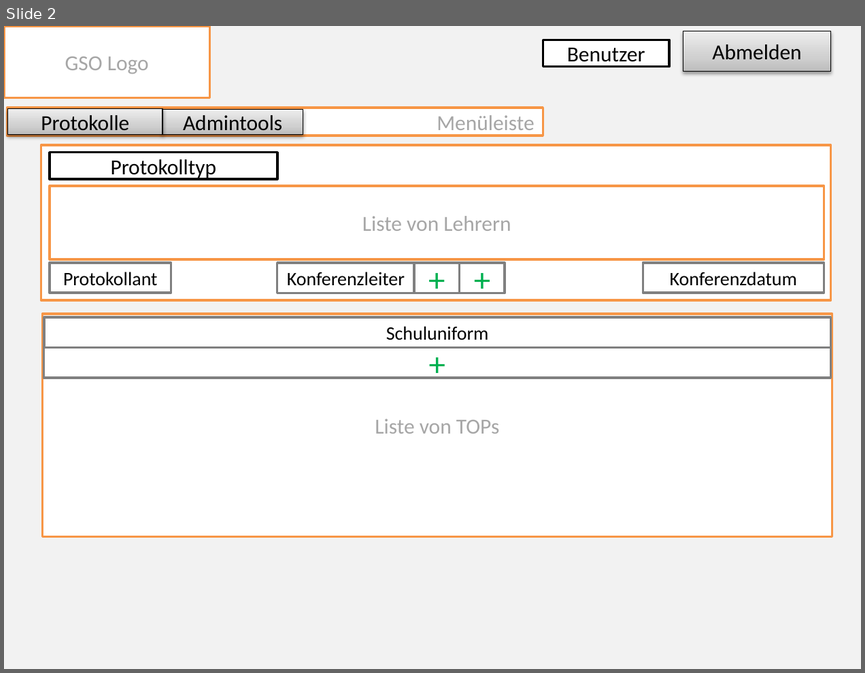
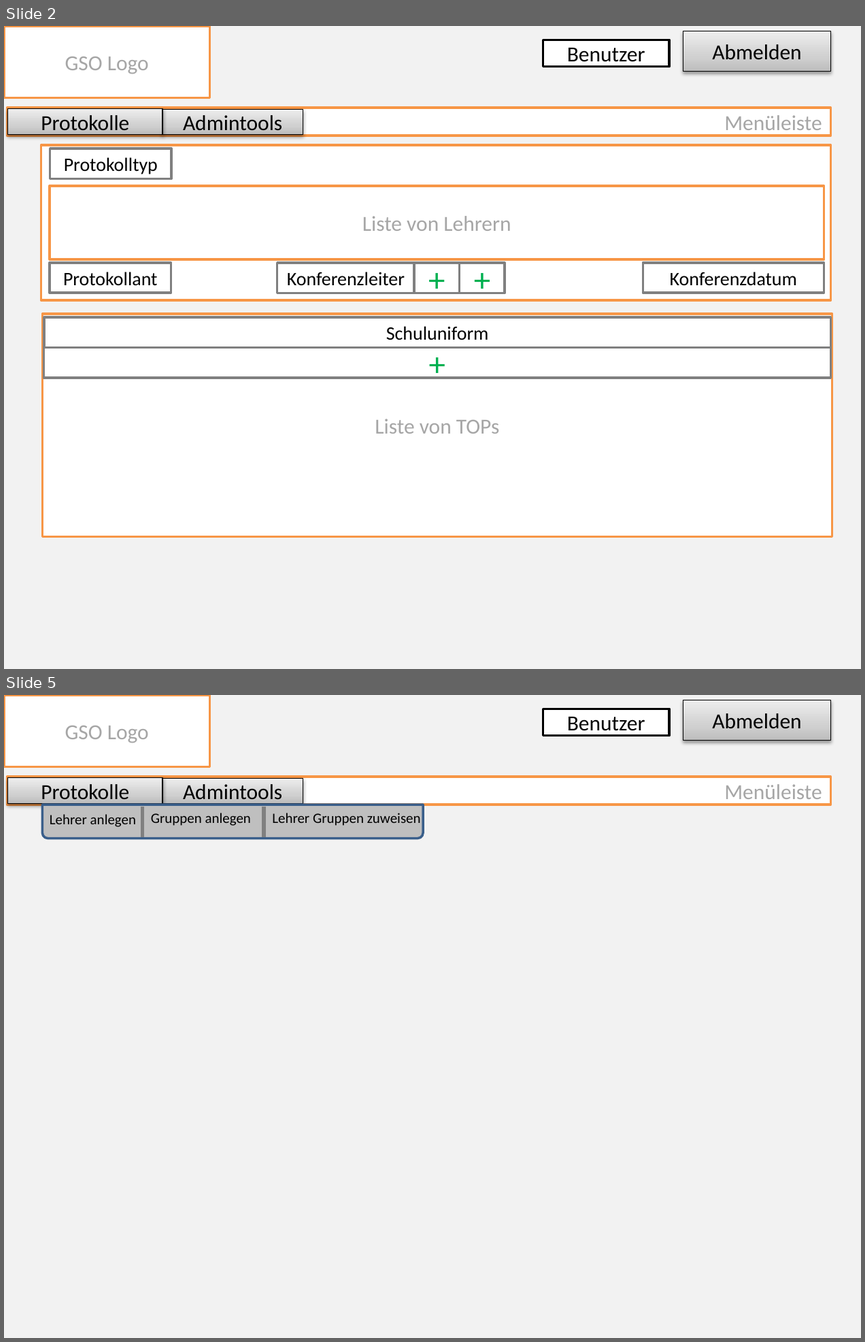
Before and after one commit to Dusty0071/OberstufenProjekt, a slide deck: Dokumentation + Diagramme etc/PaperPrototyp.pptx. Shown one above the other, each under a label of ours: slide 2 before the commit, slides 2 and 5 after it; the slides between them are not shown. The pictures are 865x673 and 865x1342 pixels, drawn with LibreOffice and Linux fonts; fonts in the diff are those of the drawing. Boxes give left, top, right and bottom in pixels: in the first picture for what was removed or moved away, otherwise in the second. Text is boxed around its words. In the diff, an @@ line names an element or a change of style, - is before the commit and + after.

```diff
--- a/Dokumentation + Diagramme etc/PaperPrototyp.pptx
+++ b/Dokumentation + Diagramme etc/PaperPrototyp.pptx
@@ slide 5 added at <box>4,695,861,1338</box>, background #F2F2F2 @@
@@ rectangle added at <box>4,695,209,767</box>, fill #FFFFFF, outline #F79646 2 pt, 18 pt, text #A6A6A6 @@
+GSO Logo
@@ rectangle added at <box>543,709,670,735</box>, fill #FFFFFF, outline #000000 2 pt, 18 pt, text #000000 @@
+Benutzer
@@ rectangle added at <box>683,700,831,741</box>, fill gradient #BDBDBD to #D1D1D1 to #EEEEEE, outline #000000 0.75 pt, 18 pt, text #000000 @@
+Abmelden
@@ rectangle added at <box>7,777,831,804</box>, fill #FFFFFF, outline #F79646 2 pt, 18 pt, text #A6A6A6 @@
+Menüleiste
@@ rectangle added at <box>8,778,162,804</box>, fill gradient #BDBDBD to #D1D1D1 to #EEEEEE, outline #000000 0.75 pt, 18 pt, text #000000 @@
+Protokolle
@@ rectangle added at <box>162,778,303,803</box>, fill gradient #BDBDBD to #D1D1D1 to #EEEEEE, outline #000000 0.75 pt, 18 pt, text #000000 @@
+Admintools
@@ round same rect added at <box>43,804,423,838</box>, fill #BFBFBF, outline #3A5F8C 2 pt @@
@@ text added at <box>50,814,136,827</box>, 12 pt, text #000000 @@
+Lehrer anlegen
@@ line added from (142, 837) to (142, 807), #808080 3 pt @@
@@ text added at <box>151,813,251,826</box>, 12 pt, text #000000 @@
+Gruppen anlegen
@@ line added from (264, 837) to (264, 807), #808080 3 pt @@
@@ text added at <box>272,813,421,826</box>, 12 pt, text #000000 @@
+Lehrer Gruppen zuweisen
@@ slide 2 changed as well @@
@@ rectangle "Menüleiste": place and size @@
-rectangle "Menüleiste" at <box>7,108,543,135</box>
+rectangle "Menüleiste" at <box>7,108,831,135</box>
@@ rectangle "Protokolltyp": place and size @@
-rectangle "Protokolltyp" at <box>50,152,277,178</box>
+rectangle "Protokolltyp" at <box>50,148,172,178</box>
@@ rectangle "Protokolltyp" at <box>50,148,172,178</box>: size 18 to 16 pt; outline #000000 2 pt to #808080 2 pt @@
```
Also in this commit, not shown: 1 other slide changed, 2 other slides added.
